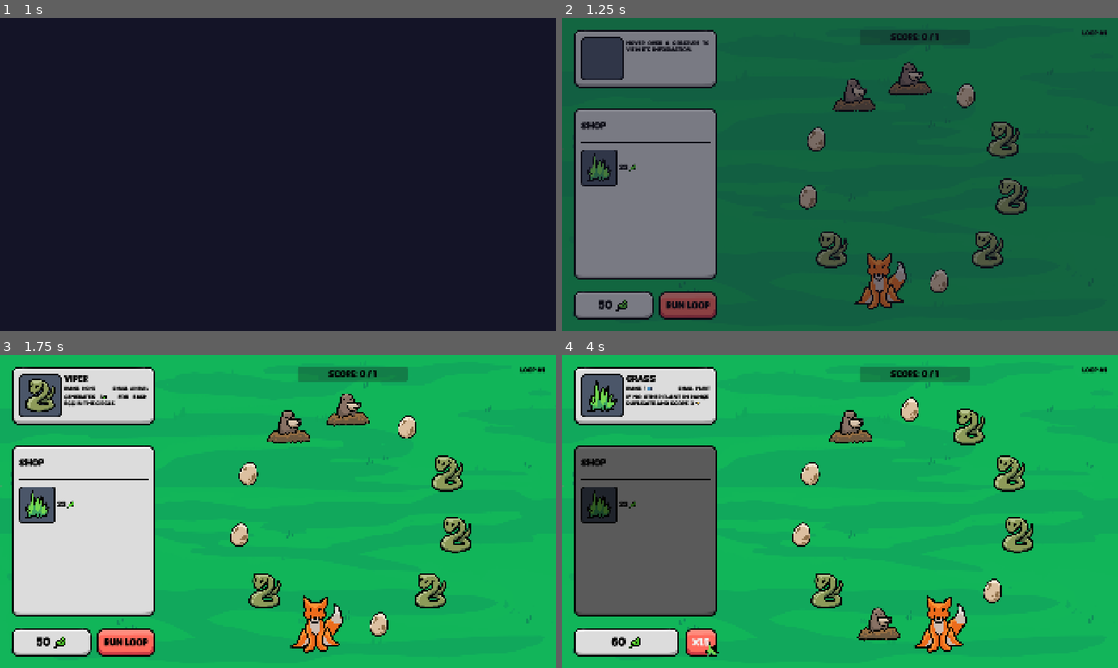
Above: before the commit, frames 1-4 (two rows, left to right).
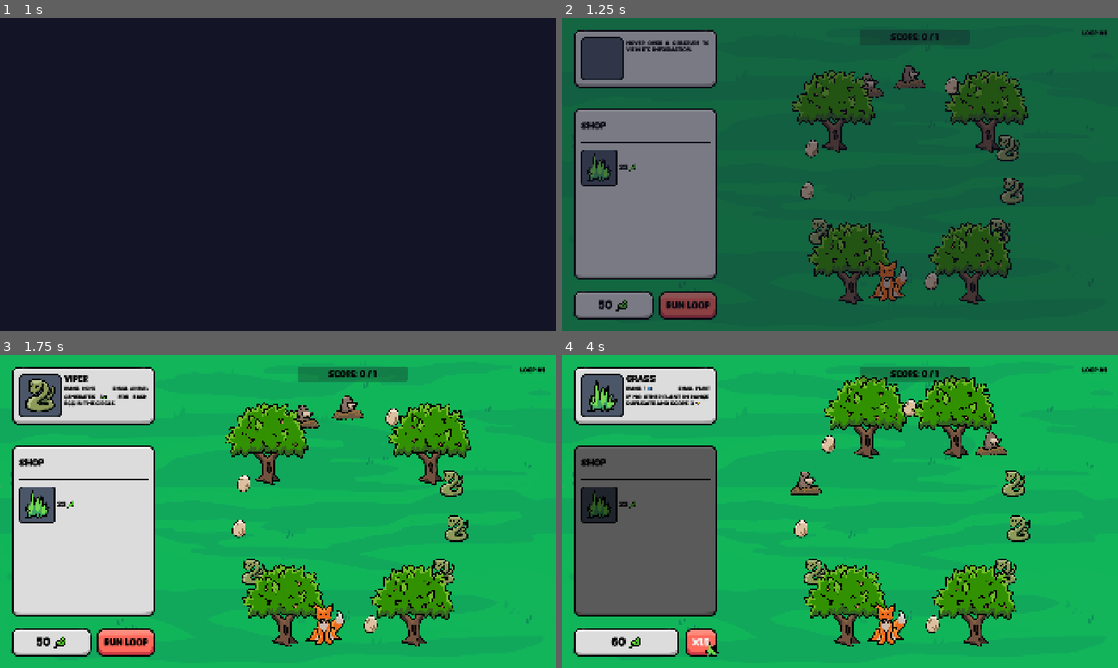
Above: after the commit, the same moments.

Repository: elliotfontaine/gmtk-2025-submission
Game: Godot game, scene res://scenes/main_menu.tscn
Two runs of this game, one before a commit and one after it. Both use one fixed random seed, a clock stepped at 60 frames per second and the inputs below. The engine's default icon, where the game draws it, is replaced by a stand-in: a white triangle on a blue panel in a dark square.
Inputs (mouse positions are in pixels of both pictures, inside the frame that each line leads up to):
- Up to frame 1 (1 s): click "play." at 0.5 s
- Up to frame 2 (1.25 s): no input
- Up to frame 3 (1.75 s): tap Enter at 1.25 s; drag from (350, 414) to (439, 477) at 1.27 s
- Up to frame 4 (4 s): click (606, 505) at 2 s; click "Run Loop" at 2.75 s; click "x1" at 3.5 s

Frame 1 is identical in both runs. In frame 2, 12% of the frame differs, in the area x 41-84%, y 14-94%; in frame 3, 12%; in frame 4, 13%, in the area x 41-85%, y 6-96%.

Commit message:
OAK and ACORN

Diff:
--- a/resources/species/acorn.tres
+++ b/resources/species/acorn.tres
@@ -13,8 +13,8 @@
 title = "Acorn"
 texture = ExtResource("2_wipln")
 default_range = 0
-effect_text = "No effect text."
-score_reward_1 = 0
+effect_text = "On turn end: Scores 5 and disappears"
+score_reward_1 = 5
 score_reward_2 = 0
 money_reward_1 = 0
 money_reward_2 = 0
--- a/resources/species/oak.tres
+++ b/resources/species/oak.tres
@@ -9,11 +9,11 @@
 id = 28
 family = 0
 size = 3
-rarity = 0
+rarity = 3
 title = "Oak"
 texture = ExtResource("2_psrdf")
-default_range = 0
-effect_text = "No effect text."
+default_range = 5
+effect_text = "Creates an Acorn in a random space in range."
 score_reward_1 = 0
 score_reward_2 = 0
 money_reward_1 = 0
--- a/scenes/world.gd
+++ b/scenes/world.gd
@@ -63,14 +63,18 @@
 	money = money # (to trigger label update)
 	add_creature(1,Constants.SPECIES.MOLE)
 	add_creature(1,Constants.SPECIES.EGG)
+	add_creature(1,Constants.SPECIES.OAK)
 	add_creature(1,Constants.SPECIES.VIPER)
 	add_creature(1,Constants.SPECIES.VIPER)
 	add_creature(1,Constants.SPECIES.VIPER)
+	add_creature(1,Constants.SPECIES.OAK)
 	add_creature(1,Constants.SPECIES.EGG)
 	add_creature(1,Constants.SPECIES.FOX)
+	add_creature(1,Constants.SPECIES.OAK)
 	add_creature(1,Constants.SPECIES.VIPER)
 	add_creature(1,Constants.SPECIES.EGG)
 	add_creature(1,Constants.SPECIES.EGG)
+	add_creature(1,Constants.SPECIES.OAK)
 	add_creature(1,Constants.SPECIES.MOLE)
 	next_level()
 
@@ -291,7 +295,8 @@
 			score_current += creature.species.score_reward_1 * count_how_many_connected(creature, creature.species.id)
 		Constants.SPECIES.VIPER:
 			money += creature.species.money_reward_1 * count_how_many_in_loop(Constants.SPECIES.EGG)
-
+		Constants.SPECIES.OAK:
+			await create_in_a_random_space_in_range(creature,Constants.SPECIES.ACORN,creature.species.default_range)
 	await get_tree().create_timer(game_speed).timeout
 	return
 
@@ -381,6 +386,9 @@
 				remove_queue.append(creature)
 			Constants.SPECIES.BERRY:
 				remove_queue.append(creature)
+			Constants.SPECIES.ACORN:
+				score_current += creature.species.score_reward_1
+				remove_queue.append(creature)
 
 	for creature in remove_queue:
 		await remove(creature)
@@ -502,7 +510,14 @@
 	var pos: int = creatures.find(who) + 1 + extra_range
 	if pos > creatures.size():
 		pos = -1
-	await add_creature(1, what, creatures.find(who) + 1 + extra_range, who.position)
+	await add_creature(1, what, pos, who.position)
+
+func create_in_a_random_space_in_range(who:Creature, what:Constants.SPECIES, range:int) -> void:
+	var pos: int = creatures.find(who) + randi_range(1,range)
+	if pos > creatures.size():
+		pos = -1
+	await add_creature(1, what, pos, who.position)
+
 
 #endregion
 
